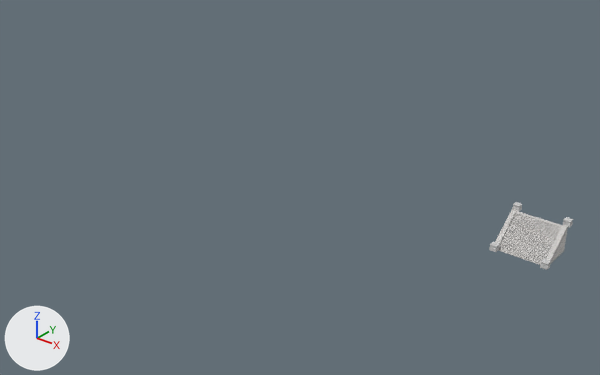
Renders of the FBX model Assets/modeling/Boss_Model/Stage01_M_Floor.fbx from each side of a commit.
Camera for both pictures: a 50 mm lens placed at (132.9, -87.6, 60.2), pointed at (54.1, 10.9, -0.9). The axes (+X, +Y, +Z) are drawn at lower left. The lights are the same throughout. Where no turn or scale is listed for an object, it has been applied to the vertices.

The first picture shows 'Floor', 'Floor_Deco', 'Floor_Deco001', 'Floor_Deco002', 'Floor_Deco003'.
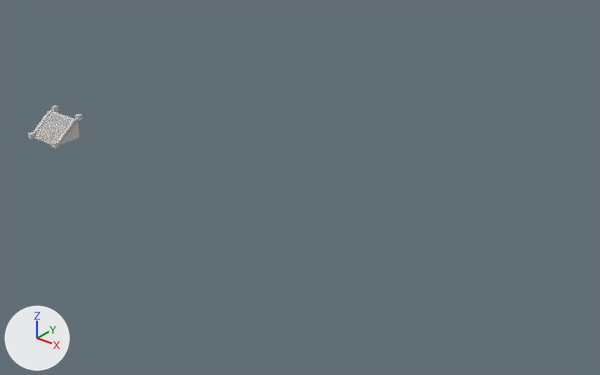
What changed in the scene script:
```text
Change ob_floor:
    ob_floor.location: (94.4, 11.0, 3.7) -> (0.0, 0.0, 0.0)
Change ob_floor_deco002:
    ob_floor_deco002.location: (98.2, 9.1, 1.6) -> (3.8, -1.6, -2.2)
Change ob_floor_deco001:
    ob_floor_deco001.location: (90.6, 15.4, 5.4) -> (-3.8, 4.5, 1.6)
Change ob_floor_deco:
    ob_floor_deco.location: (98.2, 15.4, 5.4) -> (3.8, 4.5, 1.6)
Change ob_floor_deco003:
    ob_floor_deco003.location: (90.6, 9.1, 1.6) -> (-3.8, -1.6, -2.2)
```

Location of each change, [x1, y1, x2, y2] in pixels of the pictures (600 x 375 px):
'Floor', moved: before [495, 209, 568, 265]; after [33, 110, 80, 146]
'Floor_Deco002', moved: before [540, 259, 551, 270]; after [52, 141, 59, 148]
'Floor_Deco003', moved: before [489, 242, 500, 252]; after [28, 132, 35, 139]
'Floor_Deco', moved: before [563, 217, 573, 228]; after [75, 114, 83, 121]
'Floor_Deco001', moved: before [512, 202, 522, 212]; after [51, 105, 59, 112]
